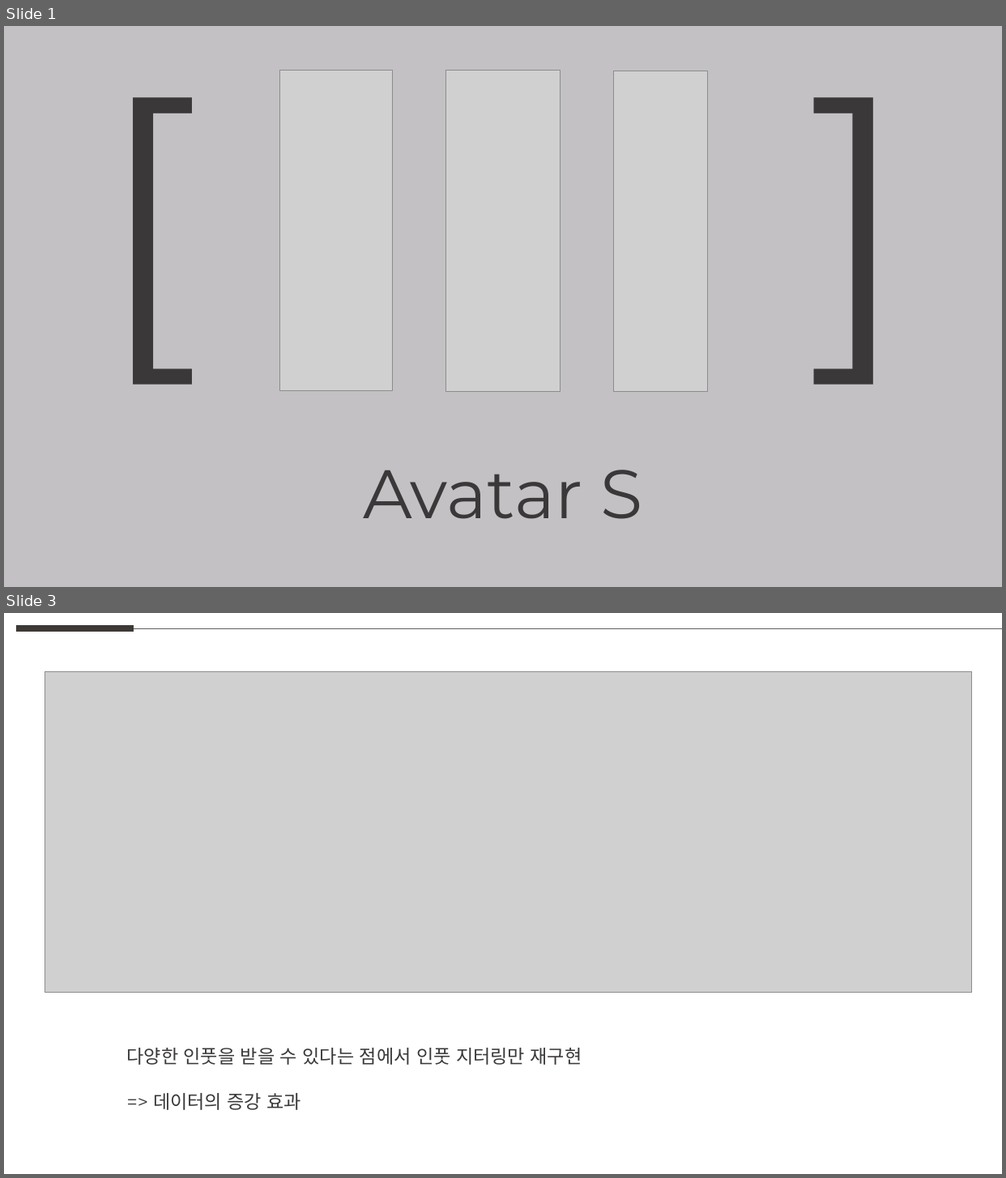
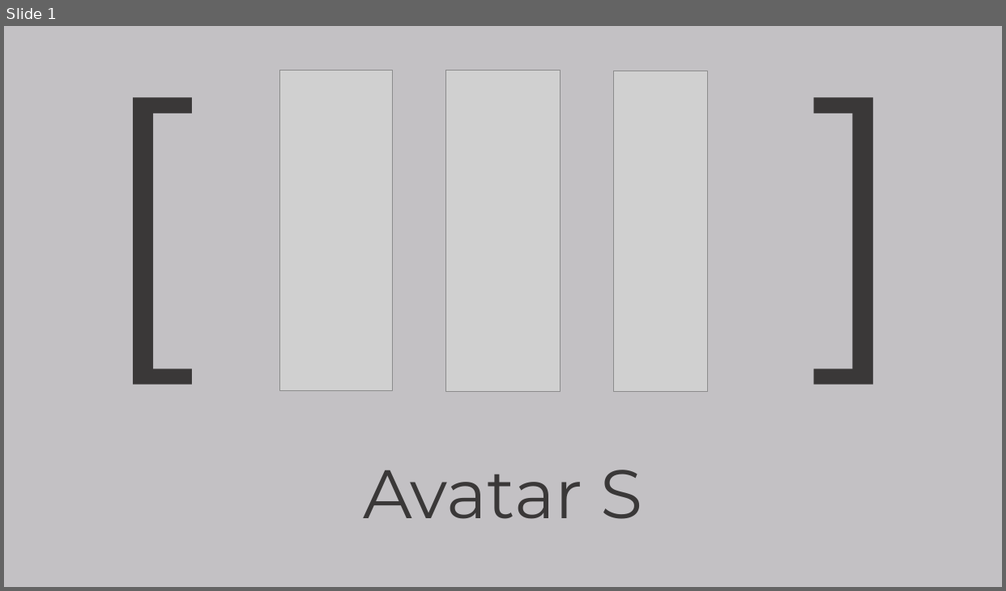
Before and after one commit to weaknessHero/Project_AvatarS, a slide deck: 발표자료/업데이트/LJHPPT.pptx. Shown one above the other, each under a label of ours: slides 1 and 3 before the commit, slide 1 after it; the slides between them are not shown. The pictures are 1006x1178 and 1006x591 pixels, drawn with LibreOffice and Linux fonts; fonts in the diff are those of the drawing; grey boxes stand for pictures. Boxes give left, top, right and bottom in pixels: in the first picture for what was removed or moved away, otherwise in the second. Text is boxed around its words. In the diff, an @@ line names an element or a change of style, - is before the commit and + after.

Commit message:
ppt 업데이트

```diff
--- a/발표자료/업데이트/LJHPPT.pptx
+++ b/발표자료/업데이트/LJHPPT.pptx
@@ slide 3 removed at (x1=4, y1=613, x2=1002, y2=1174), background #FFFFFF @@
@@ line removed from (17, 628) to (134, 628) @@
@@ line removed from (134, 628) to (1002, 628) @@
@@ picture removed at (x1=45, y1=671, x2=972, y2=993) @@
@@ text removed at (x1=127, y1=1048, x2=582, y2=1110) @@
-다양한 인풋을 받을 수 있다는 점에서 인풋 지터링만 재구현
-=> 데이터의 증강 효과
```
Also in this commit, not shown: 2 slides added, 1 other slide removed.
